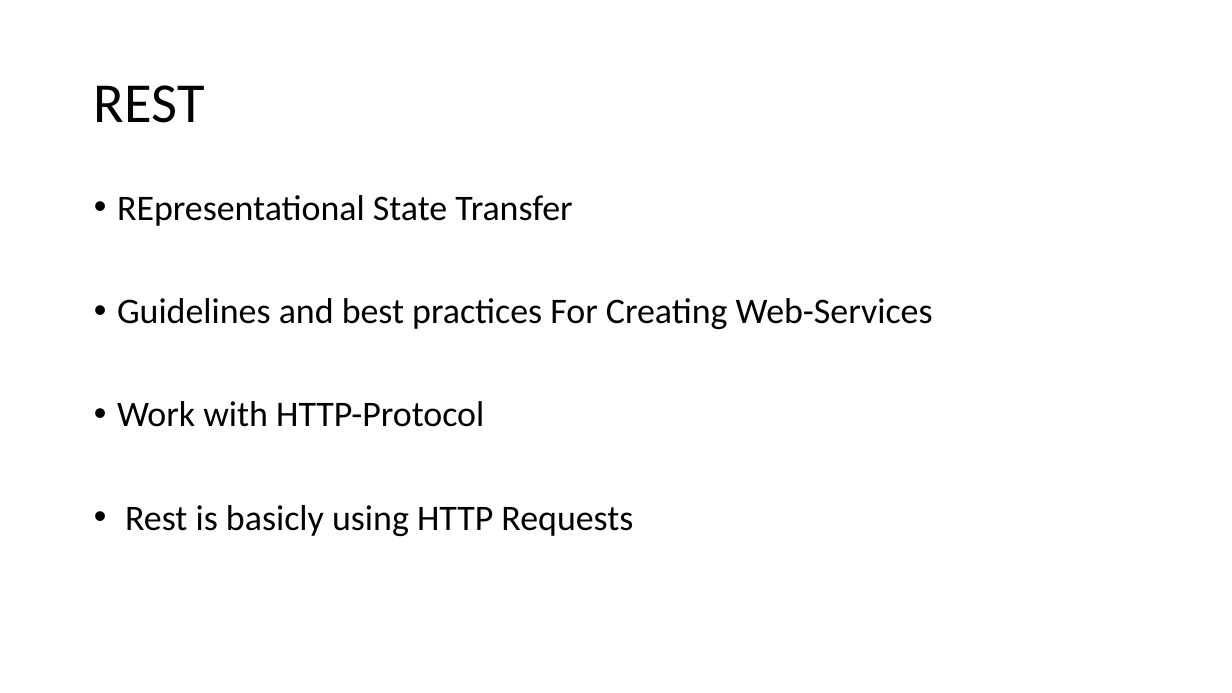
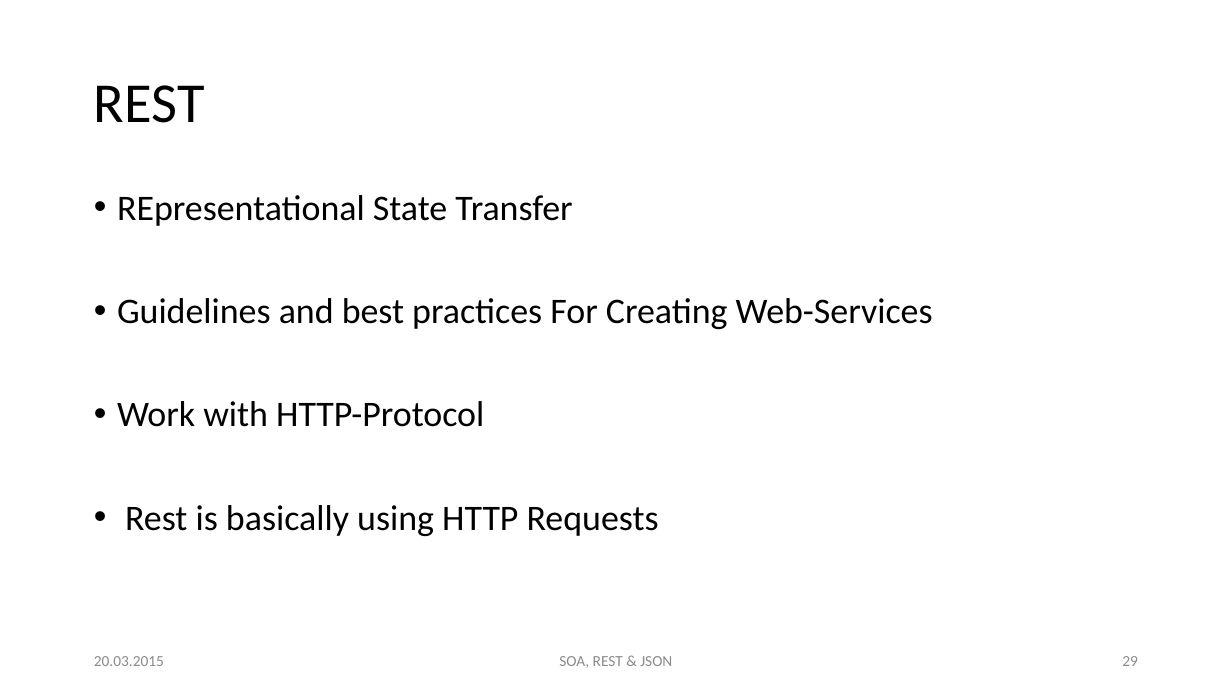
Before and after one commit to hsiegel-tgm/SOA2, a slide deck: slide 29 of p2.pptx (slide 19 before the commit). Drawn at 1232x693 pixels with LibreOffice and Linux fonts; fonts in the diff are those of the drawing. Boxes give left, top, right and bottom in pixels: in the first picture for what was removed or moved away, otherwise in the second. Text is boxed around its words. In the diff, an @@ line names an element or a change of style, - is before the commit and + after.

```diff
--- a/p2.pptx
+++ b/p2.pptx
@@ text at <box>125,505,659,536</box>: text changed @@
-• Rest is basicly using HTTP Requests
+• Rest is basically using HTTP Requests
@@ text added at <box>94,656,164,666</box>, 12 pt, text #8C8C8C @@
+20.03.2015
@@ text added at <box>559,656,672,668</box>, 12 pt, text #8C8C8C @@
+SOA, REST & JSON
@@ page number added at <box>1122,656,1138,666</box>, 12 pt, text #8C8C8C @@
+29
```
Also in this commit, not shown: 36 other slides changed, 5 slides added, 3 slides removed.
